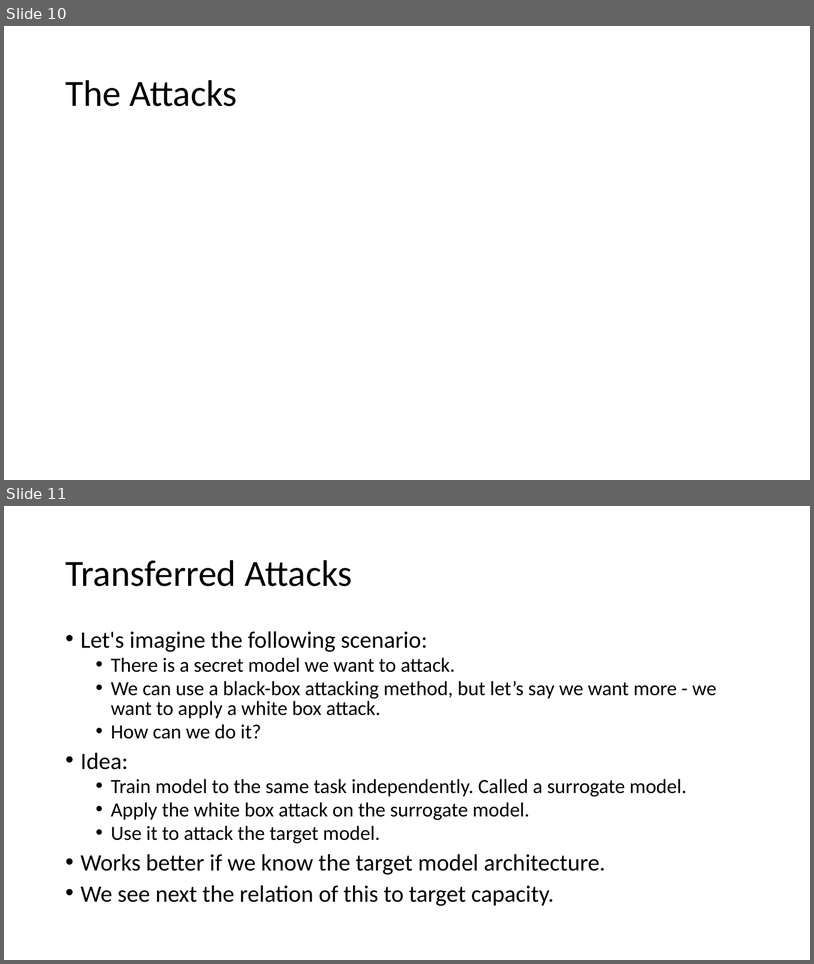
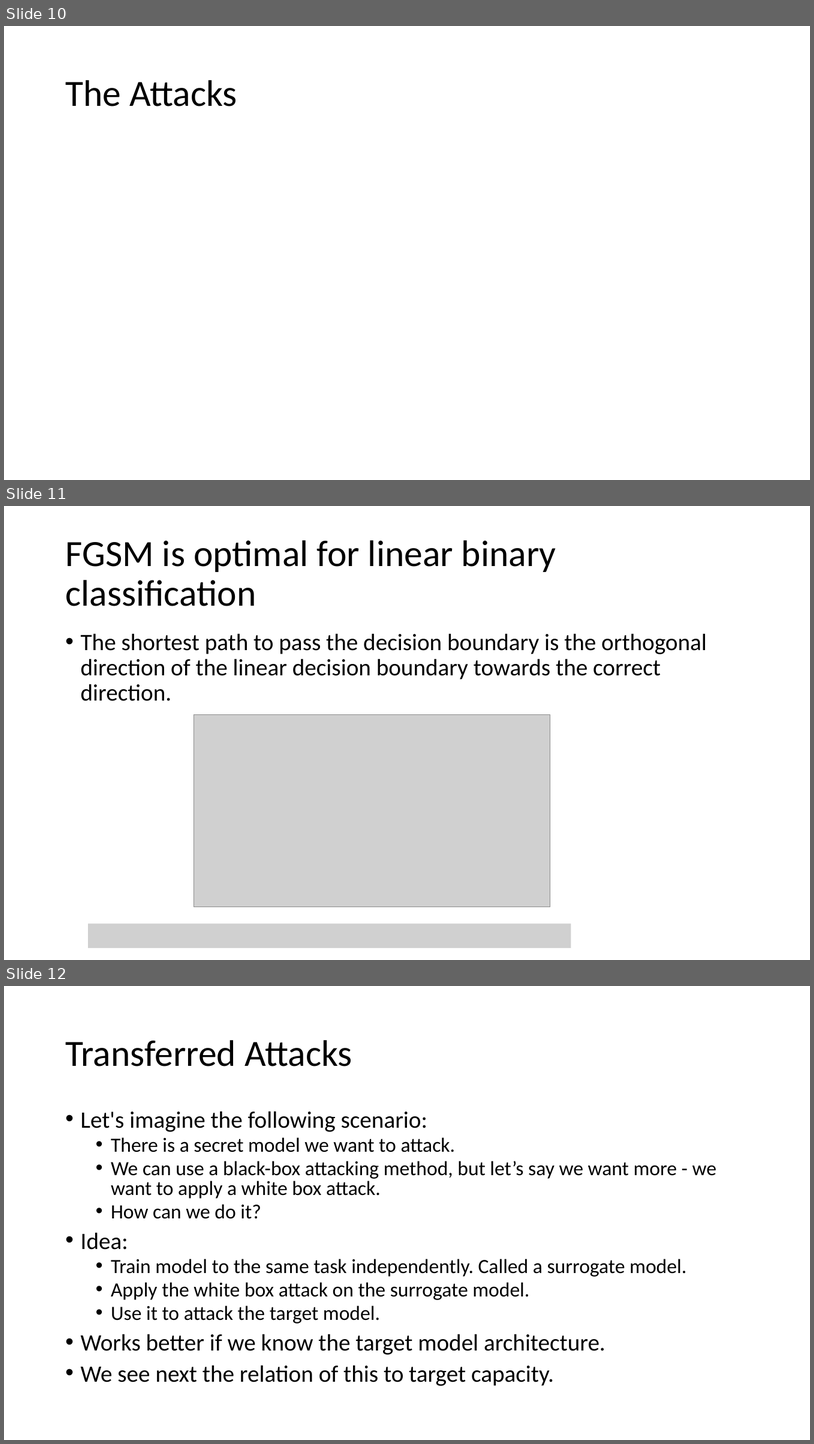
Before and after one commit to eldadp100/Deep-Learning-Adversarial-Attacks-and-Resistant-Learning, a slide deck: CNN proj presentation.pptx. Shown one above the other, each under a label of ours: slides 10 and 11 before the commit, slides 10, 11 and 12 after it. The pictures are 814x964 and 814x1444 pixels, drawn with LibreOffice and Linux fonts; fonts in the diff are those of the drawing; grey boxes stand for pictures. Boxes give left, top, right and bottom in pixels: in the first picture for what was removed or moved away, otherwise in the second. Text is boxed around its words. In the diff, an @@ line names an element or a change of style, - is before the commit and + after.

```diff
--- a/CNN proj presentation.pptx
+++ b/CNN proj presentation.pptx
@@ slide 11 added at (4,506,810,960), background #FFFFFF @@
@@ title added at (65,540,557,606), 44 pt, text #000000 @@
+FGSM is optimal for linear binary classification
@@ text added at (81,633,707,701), 28 pt, text #000000 @@
+• The shortest path to pass the decision boundary is the orthogonal direction of the linear decision boundary towards the correct direction.
@@ picture added at (194,715,551,907) @@
@@ picture added at (88,924,572,948) @@
@@ what was slide 11 is now slide 12 @@
```
Also in this commit, not shown: 7 other files.
